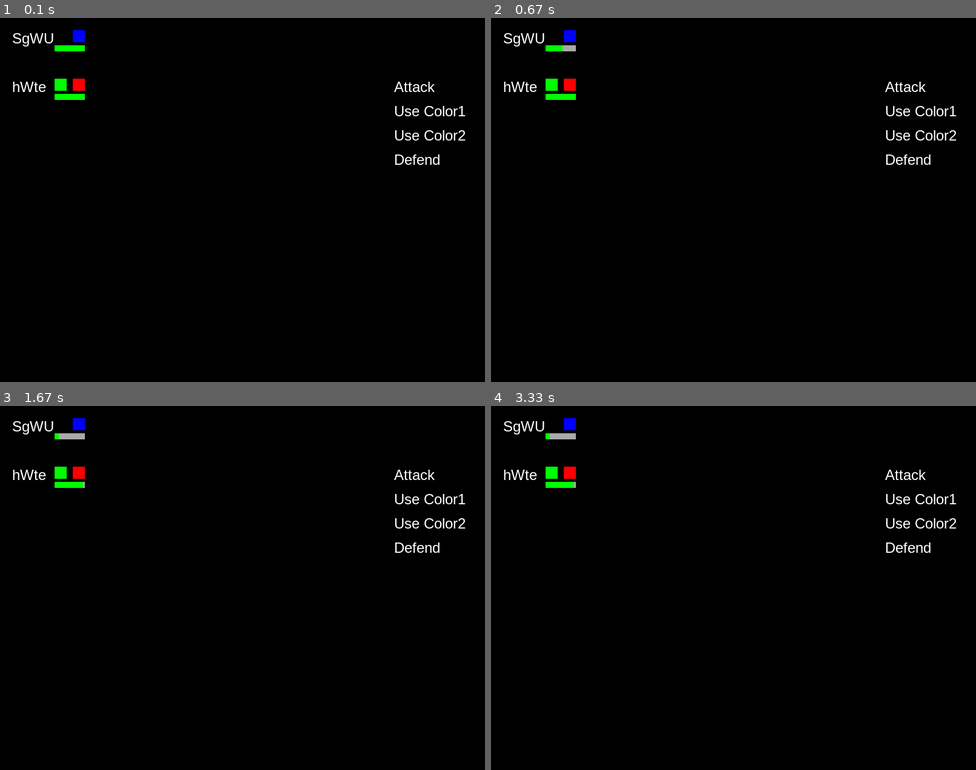
Above: before the commit, frames 1-4 (two rows, left to right).
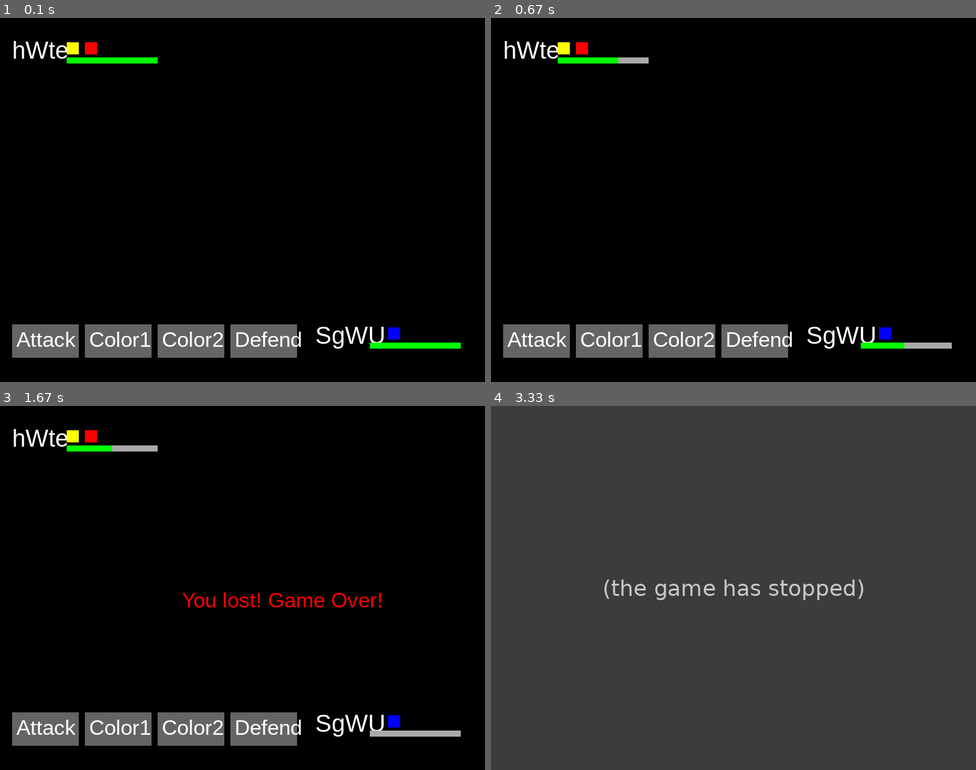
Above: after the commit, the same moments.

Repository: LWhite200/pygames
Game: pygame game, started from WordBound/WordBound.py
The game is run twice, just before and just after one commit, with the same random seed, the same clock (stepped at 60 frames per second) and the same inputs.
Inputs (mouse positions are in pixels of both pictures, inside the frame that each line leads up to):
- Up to frame 1 (0.1 s): no input
- Up to frame 2 (0.67 s): tap 4 at 0.33 s
- Up to frame 3 (1.67 s): press the mouse at (43, 729) at 0.7 s; move the mouse to (87, 624) at 0.8 s; release the mouse at (126, 515) at 0.93 s; tap 1 at 1 s
- Up to frame 4 (3.33 s): no input

The runs differ from the first frame. In frame 1, 7.6% of the frame differs, in the area x 2-96%, y 3-94%; in frame 2, 7.6%; in frame 3, 8.1%; in frame 4, 100%, in the area x 0-100%, y 0-100%.
After the commit the program exited at 3.03 s; later frames show no game.

Commit message:
Add files via upload

Diff:
--- a/WordBound/WordBound.py
+++ b/WordBound/WordBound.py
@@ -20,9 +20,16 @@
 GREEN = (0, 255, 0)
 BLUE = (0, 0, 255)
 GREY = (169, 169, 169)
+BUTTON_COLOR = (100, 100, 100)
+BUTTON_HOVER_COLOR =  (50, 50, 50)
+button_width = 110
+button_height = 55
+
+sos = 10 # scale of stuff
 
 # Define fonts
-font = pygame.font.SysFont('Arial', 24)
+font = pygame.font.SysFont('Arial', 35)
+font2 = pygame.font.SysFont('Arial', sos *4)
 
 # Letter class (already defined by you)
 class letter:
@@ -38,12 +45,13 @@
         self.accuracy = self.ranAccuracy()
         self.evasive = self.ranEvasive()
         self.luck = self.ranLuck()
+        self.isAttacking = False
 
     def ranName(self):
         return ''.join(random.choices(string.ascii_letters + string.digits, k=4))
 
     def ranColor(self):
-        colors = ["red", "orange", "yellow", "green", "blue", "purple", "black", "white", "grey", None]
+        colors = ["red", "orange", "yellow", "green", "blue", "purple", "white", "grey", None]
         color1 = random.choice(colors)
         color2 = random.choice(colors)
         while color1 == color2:
@@ -84,59 +92,25 @@
 
 
 
-# Player and AI characters (Both will inherit from the letter class)
-class Player(letter):
-    def __init__(self):
-        super().__init__()
-
-    def attack(self, enemy):
-        damage = self.power - enemy.defense
-        if damage < 0:
-            damage = 0
-        enemy.take_damage(damage)
-
-    def defend(self):
-        self.defense += 10  # Increases defense when defending
-
-    def use_color1(self, enemy):
-        # For simplicity, using color1 as a healing move
-        healing = 20
-        self.hp += healing
-        if self.hp > 200:
-            self.hp = 200
-
-    def use_color2(self, enemy):
-        # For simplicity, use color2 as a random effect
-        self.speed += 5  # Temporarily increase speed
-
-# Enemy AI (Simple AI behavior)
-class Enemy(letter):
-    def __init__(self):
-        super().__init__()
-
-    def attack(self, player):
-        damage = self.power - player.defense
-        if damage < 10:
-            damage = 10
-        player.take_damage(damage)
-
-    def defend(self):
-        self.defense += 10
-
-    def use_color1(self, player):
-        healing = 20
-        self.hp += healing
-        if self.hp > 200:
-            self.hp = 200
-
-    def use_color2(self, player):
-        self.speed += 5
+def calculate_damage(attacker, defender):
+    base_damage = attacker.power
+    defense_factor = defender.defense / 100
+    mitigated_damage = base_damage * (1 - defense_factor)
+    random_factor = random.uniform(0.9, 1.1)
+    final_damage = mitigated_damage * random_factor
+    critical_chance = attacker.luck / 100
+    if random.random() < critical_chance:
+        final_damage *= 2
+        print("Critical hit!")
+
+    return int(final_damage)
+
+
+
 
 # Create player and enemy
-player = Player()
-enemy = Enemy()
-
-
+player = letter()
+enemy = letter()
 
 
 
@@ -144,41 +118,72 @@
     running = True
     userTurn = True
 
-    playX = 20
+    playX = 520
     enemX = 20
 
-    playY = 20
-    enemY = 100
+    playY = 500
+    enemY = 30
 
     clock = pygame.time.Clock()
+    buttonClicked = ""
+    buttonHeld = False
 
     while running:
         screen.fill(BLACK)
 
 
-        player_name_text = font.render(f"{player.name}", True, WHITE)
-        screen.blit(player_name_text, (playX, playY))
-        pygame.draw.rect(screen, GREY, (playX + 70, playY + 25, 50, 10))
-        pygame.draw.rect(screen, GREEN, (playX + 70, playY + 25, 50 * (player.hp / player.maxHP), 10))
-        if player.color1:
-            pygame.draw.rect(screen, color_mapping(player.color1), (playX + 70, playY, 20, 20))
-        if player.color2:
-            pygame.draw.rect(screen, color_mapping(player.color2), (playX + 100, playY, 20, 20))
-
-        enemy_name_text = font.render(f"{enemy.name}", True, WHITE)
-        screen.blit(enemy_name_text, (enemX, enemY))
-        pygame.draw.rect(screen, GREY, (enemX + 70, enemY + 25, 50, 10))
-        pygame.draw.rect(screen, GREEN, (enemX + 70, enemY + 25, 50 * (enemy.hp / enemy.maxHP), 10))
-        if enemy.color1:
-            pygame.draw.rect(screen, color_mapping(enemy.color1), (enemX + 70, enemY, 20, 20))
-        if enemy.color2:
-            pygame.draw.rect(screen, color_mapping(enemy.color2), (enemX + 100, enemY, 20, 20))
-
-
-        options = ["Attack", "Use Color1", "Use Color2", "Defend"]
+
+        # Turns determine
+        if not userTurn:
+            first, second = player, enemy
+            if enemy.speed > player.speed:
+                first, second = second, first
+
+            damage = calculate_damage(first, second)
+            second.take_damage(damage)
+            print(f"{second.name} attacked for {damage} damage!")
+            if second.is_alive():
+                damage = calculate_damage(second, first)
+                first.take_damage(damage)
+                print(f"{first.name} attacked for {damage} damage!")
+            userTurn = True
+            buttonClicked = ""
+
+        # letter, types, hp display
+        for i in range(0, 2):
+            ltr = player if i != 0 else enemy
+            x = playX if i != 0 else enemX
+            y = playY if i != 0 else enemY
+            ltr_name = font2.render(f"{ltr.name}", True, WHITE)
+            screen.blit(ltr_name, (x, y))
+            pygame.draw.rect(screen, GREY, (x + 90, y + 35, 150, sos))
+            pygame.draw.rect(screen, GREEN, (x + 90, y + 35, 150 * (ltr.hp / ltr.maxHP), sos))
+            if ltr.color1:
+                pygame.draw.rect(screen, color_mapping(ltr.color1), (x + 90, y + 10, 20, sos * 2))
+            if ltr.color2:
+                pygame.draw.rect(screen, color_mapping(ltr.color2), (x + 120, y + 10, 20, sos * 2))
+
+
+        # button draw and detection
+        options = ["Attack", "Color1", "Color2", "Defend"]
         for i, option in enumerate(options):
+
+            button_rect = pygame.Rect( 20 + i * 120, playY + 5, button_width, button_height)
+            mouse_pos = pygame.mouse.get_pos()
+
+            if button_rect.collidepoint(mouse_pos):
+                pygame.draw.rect(screen, BUTTON_HOVER_COLOR, button_rect)
+                if pygame.mouse.get_pressed()[0] and buttonHeld == False:
+                    buttonClicked = option
+                    buttonHeld = True
+                elif not pygame.mouse.get_pressed()[0]:
+                    buttonHeld = False
+            else:
+                pygame.draw.rect(screen, BUTTON_COLOR, button_rect)
+
+
             option_text = font.render(option, True, WHITE)
-            screen.blit(option_text, (WIDTH - 150, 100 + i * 40))
+            screen.blit(option_text, (27 + i * 120, playY + 10))
 
 
         for event in pygame.event.get():
@@ -186,22 +191,19 @@
                 running = False
             if event.type == pygame.KEYDOWN:
                 if event.key == pygame.K_1:
-                    player.attack(enemy)
-                    userTurn = False
+                    buttonClicked = "Attack"
                 elif event.key == pygame.K_2:
-                    player.use_color1(enemy)
-                    userTurn = False
+                    buttonClicked = "Color1"
                 elif event.key == pygame.K_3:
-                    player.use_color2(enemy)
-                    userTurn = False
+                    buttonClicked = "Color2"
                 elif event.key == pygame.K_4:
-                    player.defend()
-                    userTurn = False
-
-
-        if enemy.is_alive() and not userTurn:
-            enemy.attack(player)
-            userTurn = True
+                    buttonClicked = "Defend"
+
+
+        if buttonClicked != "":
+            userTurn = False
+
+
 
 
         if not player.is_alive():
